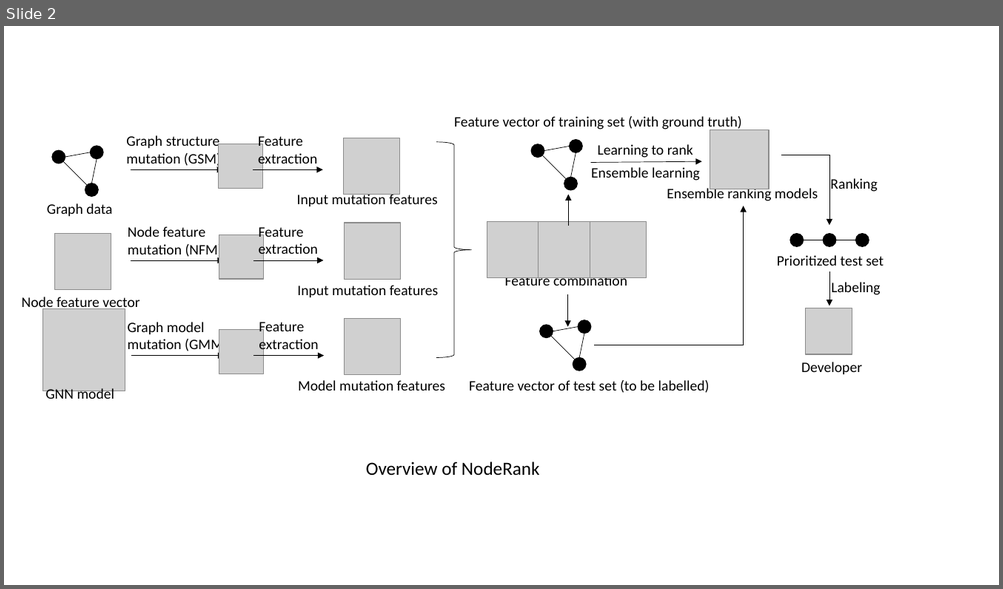
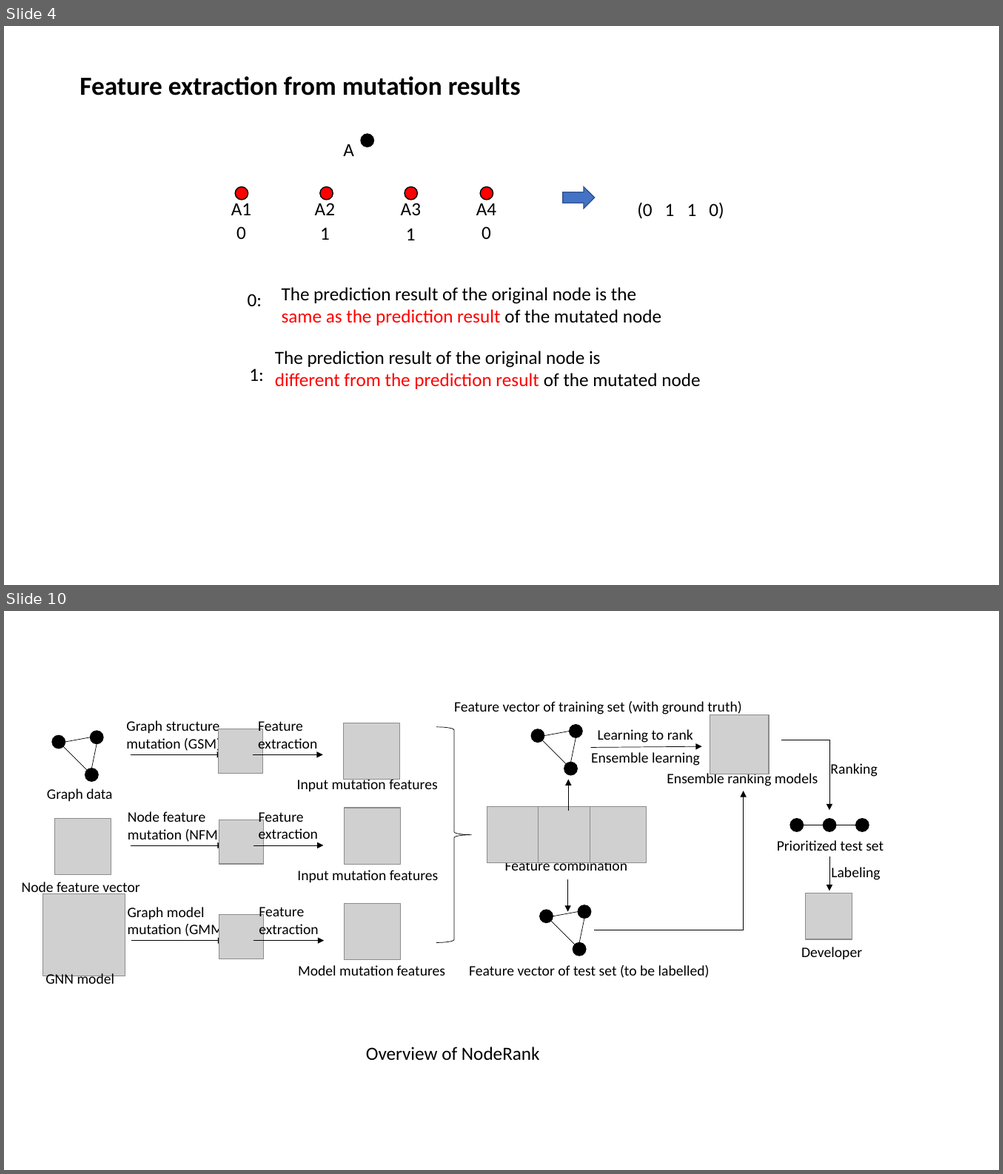
Before and after one commit to yinghuali/NodeRank, a slide deck: NodeRank.pptx. Shown one above the other, each under a label of ours: slide 2 before the commit, slides 4 and 10 after it; the slides between them are not shown. The pictures are 1003x589 and 1003x1174 pixels, drawn with LibreOffice and Linux fonts; fonts in the diff are those of the drawing; grey boxes stand for pictures. Boxes give left, top, right and bottom in pixels: in the first picture for what was removed or moved away, otherwise in the second. Text is boxed around its words. In the diff, an @@ line names an element or a change of style, - is before the commit and + after.

```diff
--- a/NodeRank.pptx
+++ b/NodeRank.pptx
@@ slide 4 added at (x1=4, y1=26, x2=999, y2=585), background #FFFFFF @@
@@ title added at (x1=79, y1=76, x2=521, y2=96), 25.2 pt, text #000000, bold @@
+Feature extraction from mutation results
@@ ellipse added at (x1=361, y1=134, x2=373, y2=147), fill #000000, outline #000000 1 pt @@
@@ text added at (x1=343, y1=144, x2=354, y2=156), 18 pt, text #000000 @@
+A
@@ text added at (x1=231, y1=200, x2=251, y2=215), 18 pt, text #000000 @@
+A1
@@ ellipse added at (x1=236, y1=187, x2=248, y2=200), fill #FF0000, outline #000000 1 pt @@
@@ text added at (x1=315, y1=200, x2=335, y2=215), 18 pt, text #000000 @@
+A2
@@ ellipse added at (x1=319, y1=187, x2=333, y2=200), fill #FF0000, outline #000000 1 pt @@
@@ text added at (x1=401, y1=200, x2=421, y2=215), 18 pt, text #000000 @@
+A3
@@ ellipse added at (x1=404, y1=187, x2=418, y2=200), fill #FF0000, outline #000000 1 pt @@
@@ text added at (x1=476, y1=200, x2=496, y2=215), 18 pt, text #000000 @@
+A4
@@ ellipse added at (x1=480, y1=187, x2=492, y2=200), fill #FF0000, outline #000000 1 pt @@
@@ right arrow added at (x1=563, y1=187, x2=595, y2=209), fill #4472C4, outline #325491 1 pt @@
@@ text added at (x1=637, y1=202, x2=723, y2=219), 18 pt, text #000000 @@
+(0 1 1 0)
@@ text added at (x1=236, y1=227, x2=246, y2=239), 18 pt, text #000000 @@
+0
@@ text added at (x1=320, y1=227, x2=330, y2=240), 18 pt, text #000000 @@
+1
@@ text added at (x1=406, y1=228, x2=415, y2=241), 18 pt, text #000000 @@
+1
@@ text added at (x1=481, y1=227, x2=491, y2=239), 18 pt, text #000000 @@
+0
@@ text added at (x1=282, y1=287, x2=661, y2=326), 18 pt, text #000000 @@
+The prediction result of the original node is the same as the prediction result of the mutated node
@@ text added at (x1=247, y1=294, x2=262, y2=306), 18 pt, text #000000 @@
+0:
@@ text added at (x1=275, y1=351, x2=700, y2=389), 18 pt, text #000000 @@
+The prediction result of the original node is
+different from the prediction result of the mutated node
@@ text added at (x1=249, y1=369, x2=263, y2=381), 18 pt, text #000000 @@
+1:
@@ what was slide 2 is now slide 10 @@
```
Also in this commit, not shown: 8 other slides added.
